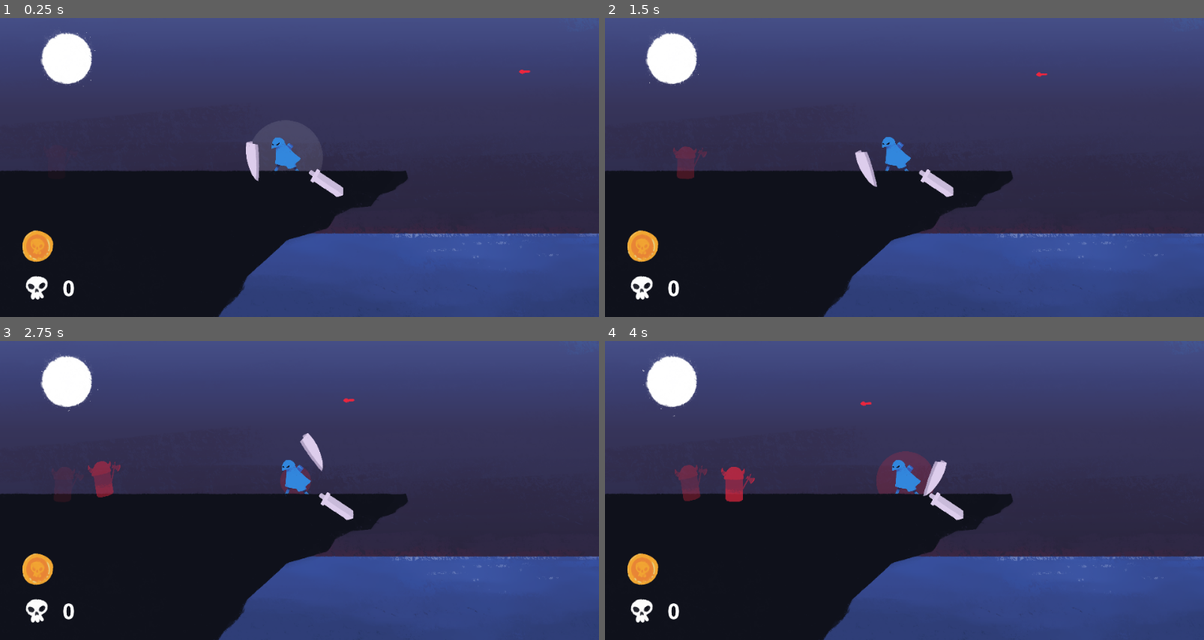
Above: before the commit, frames 1-4 (two rows, left to right).
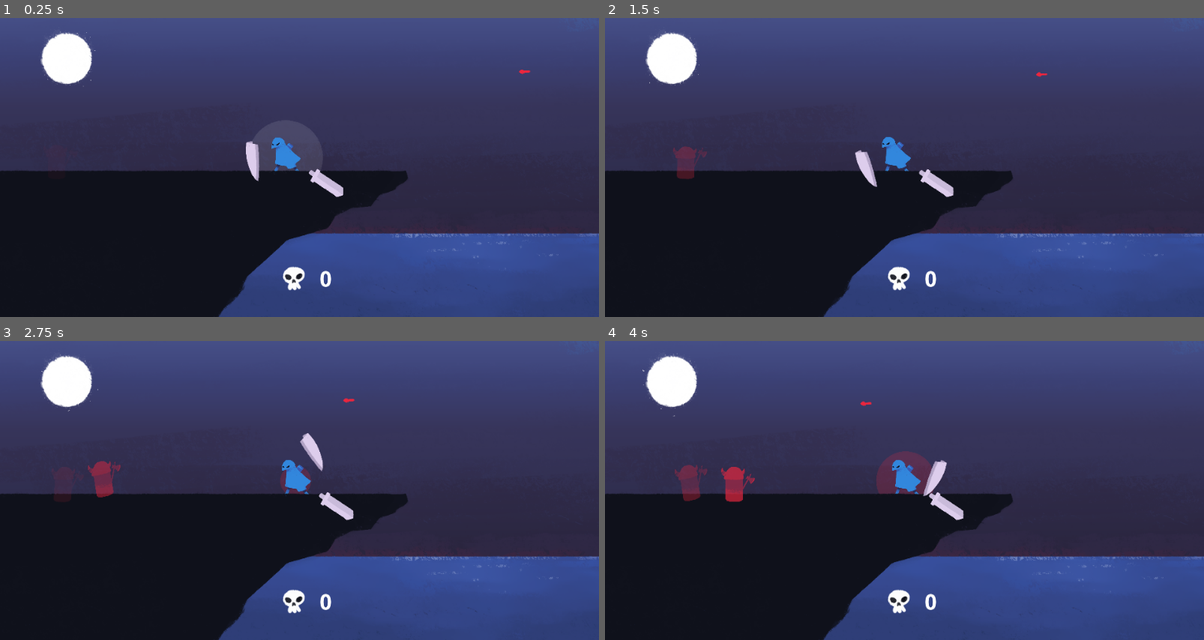
Above: after the commit, the same moments.

Repository: dannytaylor/ld50
Game: Godot game, scene res://300/Game-Danny.tscn
Same seed, same stepped clock (60 frames per second), same inputs: the game is played once before the commit and once after it. This scene is started directly instead of the project's main scene. The engine's default icon, where the game draws it, is replaced by a stand-in: a white triangle on a blue panel in a dark square.
Inputs (mouse positions are in pixels of both pictures, inside the frame that each line leads up to):
- Up to frame 1 (0.25 s): no input
- Up to frame 2 (1.5 s): move the mouse to (1036, 152) at 0.52 s; press the mouse at (1036, 152) at 0.53 s; move the mouse to (784, 182) at 1.27 s; release the mouse at (784, 182) at 1.28 s; right-click (784, 182) at 1.35 s
- Up to frame 3 (2.75 s): move the mouse to (359, 424) at 2.02 s; press the mouse at (359, 424) at 2.03 s
- Up to frame 4 (4 s): move the mouse to (874, 550) at 2.77 s; release the mouse at (874, 550) at 2.78 s; right-click (874, 550) at 2.85 s; move the mouse to (1084, 535) at 3.52 s; press the mouse at (1084, 535) at 3.53 s

The runs differ from the first frame. In frame 1, 1.0% of the frame differs, in the area x 3-56%, y 70-95%; in frame 2, 1.0%; in frame 3, 1.0%; in frame 4, 1.0%.
Error in both runs: Attempt to call function 'interpolate_property' in base 'null instance' on a null instance. (res://300/Player.gd:85)

Commit message:
updates score label with points

Diff:
--- a/project/300/Game-Danny.tscn
+++ b/project/300/Game-Danny.tscn
@@ -511,13 +511,14 @@
 volume_db = 7.0
 
 [node name="UI" type="Control" parent="."]
-margin_left = 18.0
-margin_top = 397.0
-margin_right = 48.0
-margin_bottom = 450.0
+margin_left = 430.0
+margin_top = 382.0
+margin_right = 460.0
+margin_bottom = 435.0
 rect_scale = Vector2( 0.4, 0.4 )
 
 [node name="LifeContainer" type="HBoxContainer" parent="UI"]
+visible = false
 margin_left = 32.0
 margin_top = -148.0
 margin_right = 182.0
--- a/project/300/Game.gd
+++ b/project/300/Game.gd
@@ -5,6 +5,7 @@
 var time = 0
 var playing = true
 
+onready var score_label = get_node("UI/ScoreContainer/ScoreValue")
 
 # Called when the node enters the scene tree for the first time.
 func _ready():
@@ -16,3 +17,4 @@
 
 	if playing:
 		time += delta
+		score_label.text = str(score)
--- a/project/300/Player.gd
+++ b/project/300/Player.gd
@@ -133,7 +133,7 @@
 
 func _on_Sword_area_entered(area):
 	print("Nice")
-	game.score += 1
+	game.score += 1 # need to fix it so doesn't give extra point for hitting while dying
 	area.get_parent().die()
 
 func _on_Hurtbox_area_entered(area):
